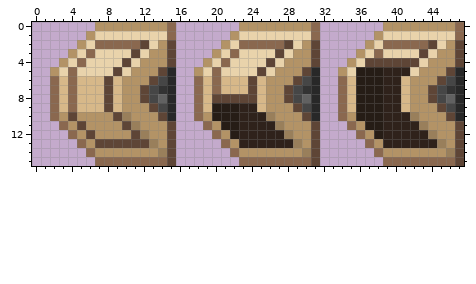
Pixel-art sprite, stored at objects/avikan/modernobjects/avikanwallchest/avikanwallchestright.png. The picture above was drawn from the file before the commit.
The file is 48x16 pixels. Colours within 5 levels of each other are drawn and written as one.
New version:
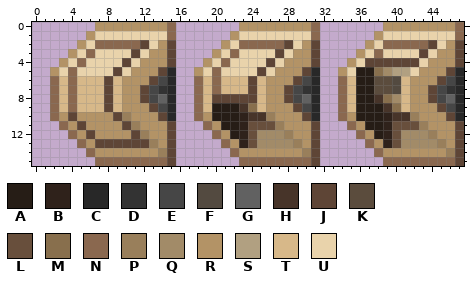
Palette (. is transparent): A #261d16  B #2f221b  C #282828  D #333333  E #464646  F #534a40  G #616161  H #473429  J #5e4536  K #5b4c3d  L #684f3c  M #886f4d  N #8a684f  P #997f5b  Q #a28b68  R #b39366  S #b1a081  T #d7b889  U #e9d3ab
Change:
@@ x 21..46 @@
  4 NUUUUJURRRJ...RUJJJJJJURRR
- 5 UUUUJURRRJC..RUAAABBBURRRJ
- 6 TTTJTRRRJEC..NTAAABBTRRRJE
- 7 TTTJTRRJEDC..NTAAABBTRRJED
- 8 JJJJTRRJEGC..NTAAABBTRRJEG
- 9 AABBTRRRJEC..NTAAABBTRRRJE
-10 AABBBPRRRJC..NRAAABBBPRRRJ
-11 AABBBBPRRRJ...NRAABBBBPRRR
-12 RABBBBBPRRJ....NRABBBBBPRR
-13 NRBBBBBBPRJ.....NRBBBBBBPR
+ 5 UUUUJURRRJC..RUAAMQSSURRRJ
+ 6 TTTJTRRRJEC..NTAAKKFTRRRJE
+ 7 TTTJTRRJEDC..NTAAKKFTRRJED
+ 8 JJJJTRRJEGC..NTAAHMQTRRJEG
+ 9 AAHMTRRRJEC..NTAAAHMTRRRJE
+10 AABHHPRRRJC..NRAAABHHPRRRJ
+11 AABLLLPRRRJ...NRAABLLLPRRR
+12 RABLQQQPRRJ....NRABLQQQPRR
+13 NRBLQQQQPRJ.....NRBLQQQQPR
 14 .NRRRRRRRPJ......NRRRRRRRP
Boxes around the changes in both pictures, in picture pixels (x1, y1, x2, y2):
changed: (374, 67, 437, 148)
changed: (239, 103, 293, 148)
